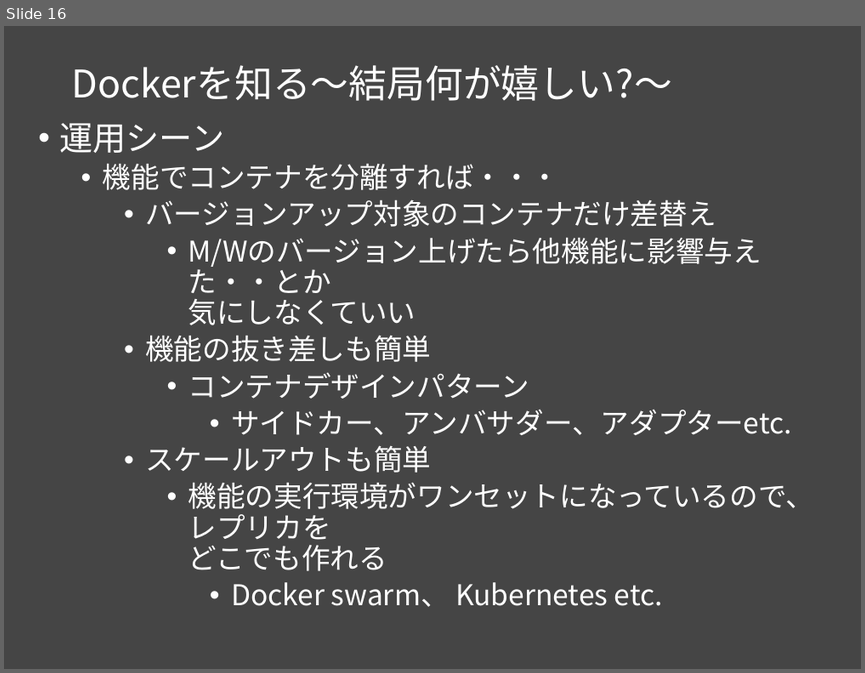
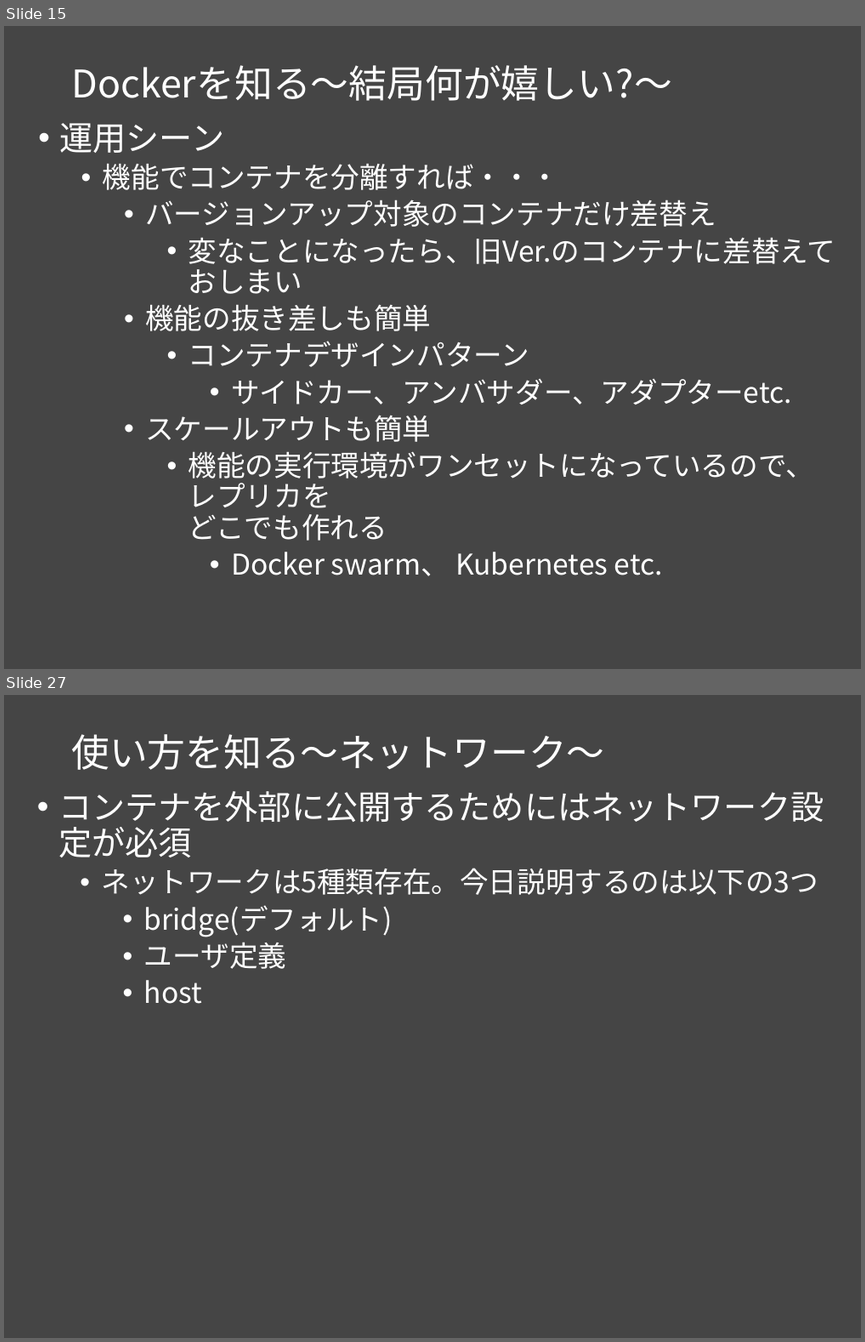
Before and after one commit to msntts/workshop_docker, a slide deck: docker勉強会Vol1.pptx. Shown one above the other, each under a label of ours: slide 16 before the commit, slides 15 and 27 after it; the slides between them are not shown. The pictures are 865x673 and 865x1342 pixels, drawn with LibreOffice and Linux fonts; fonts in the diff are those of the drawing. Boxes give left, top, right and bottom in pixels: in the first picture for what was removed or moved away, otherwise in the second. Text is boxed around its words. In the diff, an @@ line names an element or a change of style, - is before the commit and + after.

Commit message:
だいぶ作った。あとはネットワークとハンズオン

```diff
--- a/docker勉強会Vol1.pptx
+++ b/docker勉強会Vol1.pptx
@@ slide 27 added at [4,695,861,1338], background #454545 @@
@@ title added at [71,734,604,770], 32 pt, text #FFFFFF @@
+使い方を知る～ネットワーク～
@@ text added at [58,791,823,1004], 24 pt, text #FFFFFF @@
+• コンテナを外部に公開するためにはネットワーク設定が必須
+  • ネットワークは5種類存在。今日説明するのは以下の3つ
+    • bridge(デフォルト)
+    • ユーザ定義
+    • host
@@ what was slide 16 is now slide 15 @@
@@ slide 15 changed as well @@
@@ text at [188,237,836,294]: text changed @@
-      • M/Wのバージョン上げたら他機能に影響与えた・・とか
-        気にしなくていい
+      • 変なことになったら、旧Ver.のコンテナに差替えておしまい
```
Also in this commit, not shown: 7 other slides changed, 13 other slides added, 1 slide removed.
